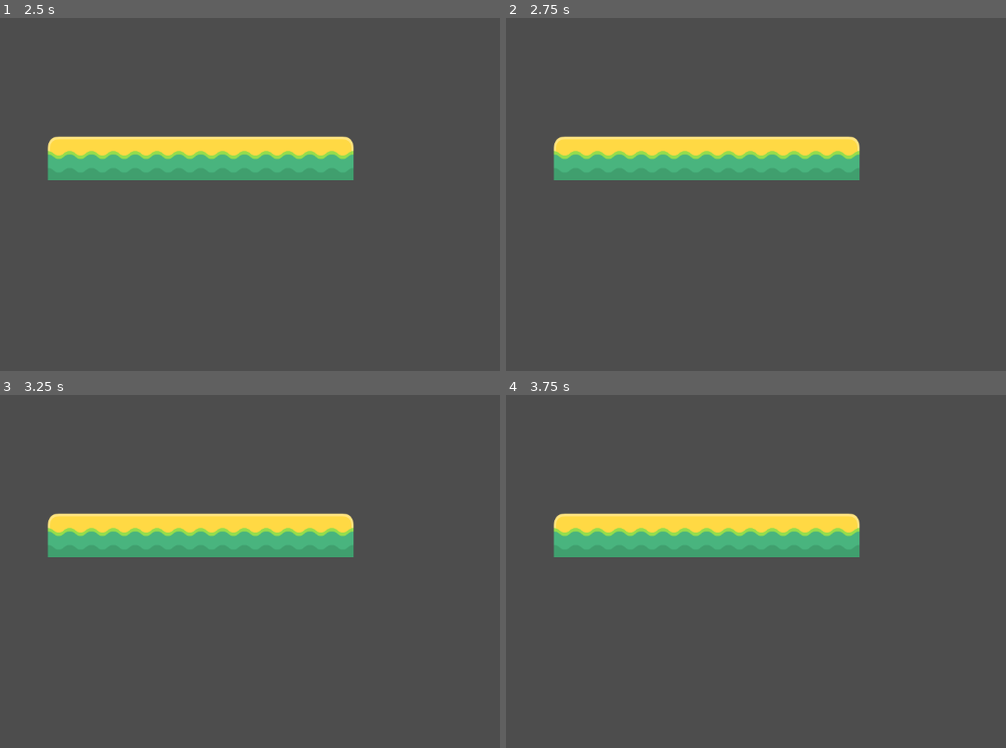
Above: before the commit, frames 1-4 (two rows, left to right).
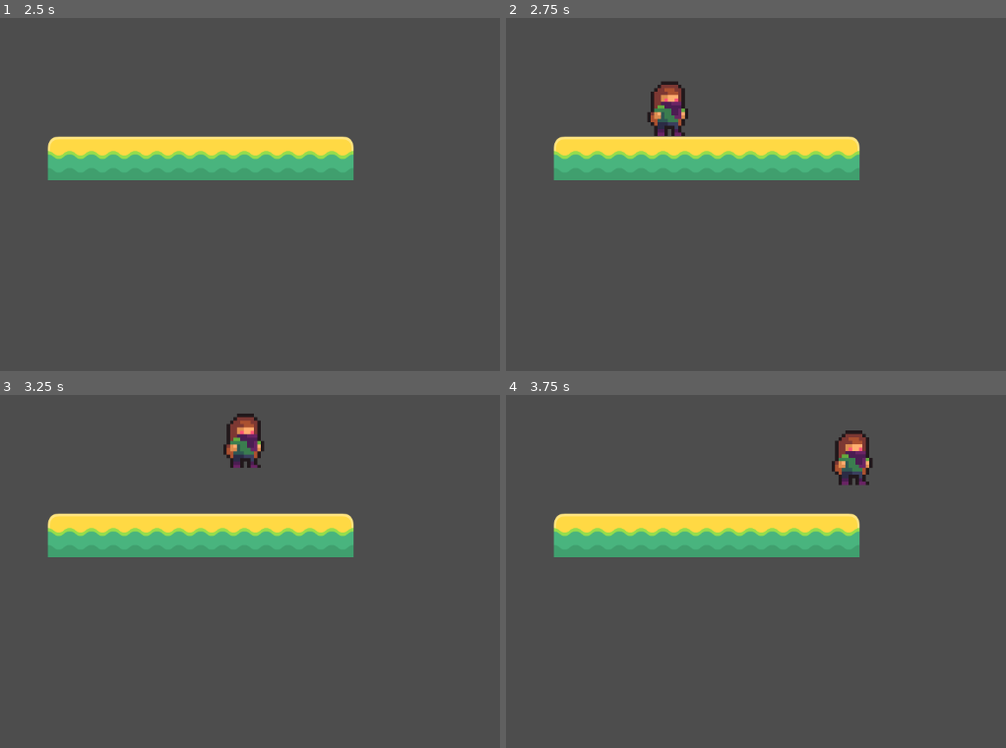
Above: after the commit, the same moments.

Repository: slime-time/slime-world
Game: Godot game, scene res://levels/test_level.tscn
Same seed, same stepped clock (60 frames per second), same inputs: the game is played once before the commit and once after it.
Inputs:
- Up to frame 1 (2.5 s): tap Enter (ui_accept) at 0.5, 0.77, 1.52 s; hold Right (ui_right) 0.53-2.03 s; hold Left (ui_left) from 2.03 s (still down)
- Up to frame 2 (2.75 s): keep holding Left (ui_left)
- Up to frame 3 (3.25 s): release Left (ui_left) at 2.78 s; hold Right (ui_right) from 2.78 s (still down); tap Enter (ui_accept) at 3.02 s
- Up to frame 4 (3.75 s): keep holding Right (ui_right)

Frame 1 is identical in both runs. In frame 2, 1.0% of the frame differs, in the area x 28-37%, y 17-34%; in frame 3, 1.0%; in frame 4, 1.0%.

Commit message:
added position reset if the player jumps off screen and modified gitignore to exclude .import files

Diff:
--- a/penny/penny.gd
+++ b/penny/penny.gd
@@ -3,9 +3,16 @@
 
 const SPEED = 300.0
 const JUMP_VELOCITY = -400.0
+var screen
 
+func _ready() -> void:
+	screen = get_viewport_rect().size
 
 func _physics_process(delta: float) -> void:
+	# Check if player is OOB, and reset to origin if so
+	if position.x >= screen.x or position.y >= screen.y:
+		position = Vector2.ZERO
+
 	# Add the gravity.
 	if not is_on_floor():
 		velocity += get_gravity() * delta
Not shown, changed: .gitignore
